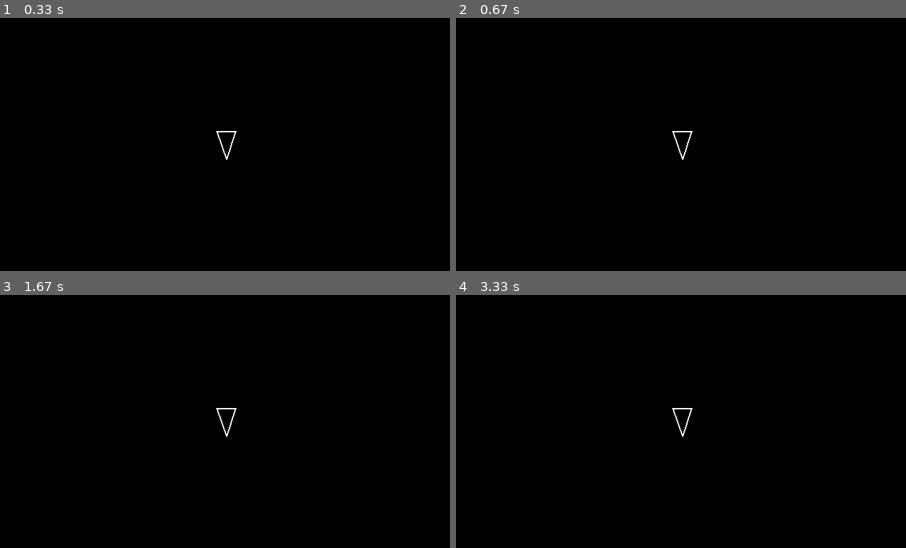
Above: before the commit, frames 1-4 (two rows, left to right).
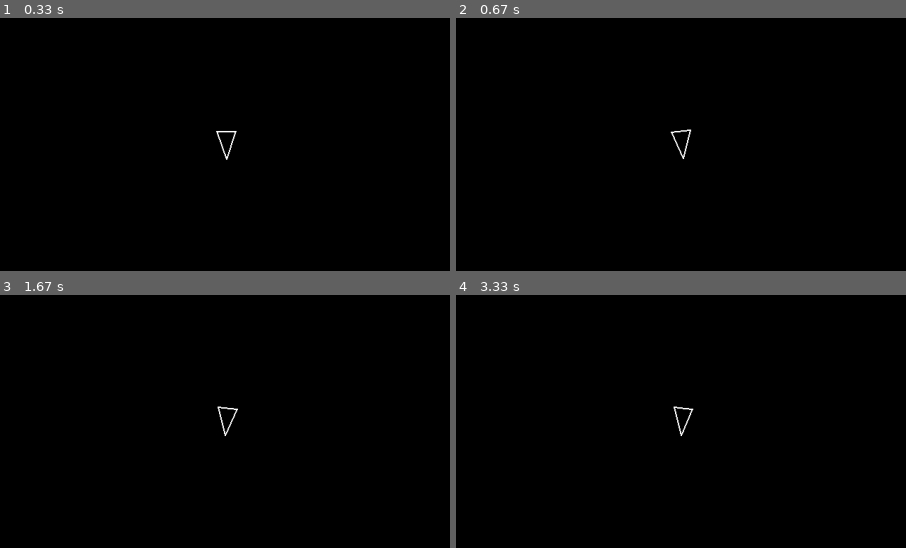
Above: after the commit, the same moments.

Repository: jpfiguero/asteroids_pygame
Game: pygame game, started from main.py
The game is run twice, just before and just after one commit, with the same random seed, the same clock (stepped at 60 frames per second) and the same inputs.
Inputs:
- Up to frame 1 (0.33 s): no input
- Up to frame 2 (0.67 s): hold D from 0.33 s (still down)
- Up to frame 3 (1.67 s): release D at 0.8 s; hold A from 1.33 s (still down)
- Up to frame 4 (3.33 s): release A at 1.87 s; hold D 2.33-2.97 s; hold A from 3 s (still down)
The pictures show only the part of the screen within x 25-75%, y 25-75%; the shares and areas given below are measured in that part.

Frame 1 is identical in both runs. In frame 2, 0.1% of the frame differs, in the area x 47-53%, y 43-57%; in frame 3, 0.2%, in the area x 48-53%, y 43-57%; in frame 4, 0.1%.

Commit message:
add player rotation

Diff:
--- a/constants.py
+++ b/constants.py
@@ -7,3 +7,4 @@
 ASTEROID_MAX_RADIUS = ASTEROID_MIN_RADIUS * ASTEROID_KINDS
 
 PLAYER_RADIUS = 20
+PLAYER_TURN_SPEED = 300
--- a/main.py
+++ b/main.py
@@ -15,6 +15,7 @@
 
     while True:
         screen.fill("black")
+        player.update(dt)
         player.draw(screen)
         pygame.display.flip()
         for event in pygame.event.get():
--- a/player.py
+++ b/player.py
@@ -33,3 +33,18 @@
         points = self.triangle()
         width = 2
         pygame.draw.polygon(screen, color, points, width)
+
+    def rotate(self, dt):
+        """
+        Takes one argument: dt
+        When it's called, it should add PLAYER_TURN_SPEED * dt to the player's current rotation.
+        """
+        self.rotation = PLAYER_TURN_SPEED * dt
+
+    def update(self, dt):
+        keys = pygame.key.get_pressed()
+
+        if keys[pygame.K_a]:
+            self.rotate(dt)
+        if keys[pygame.K_d]:
+            self.rotate(-dt)
